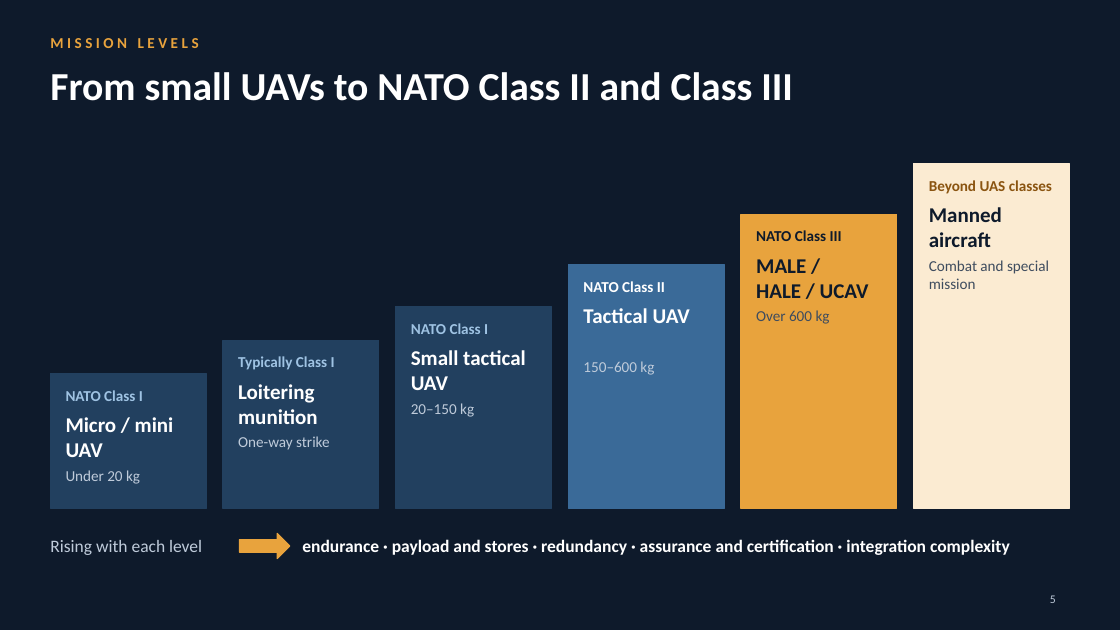
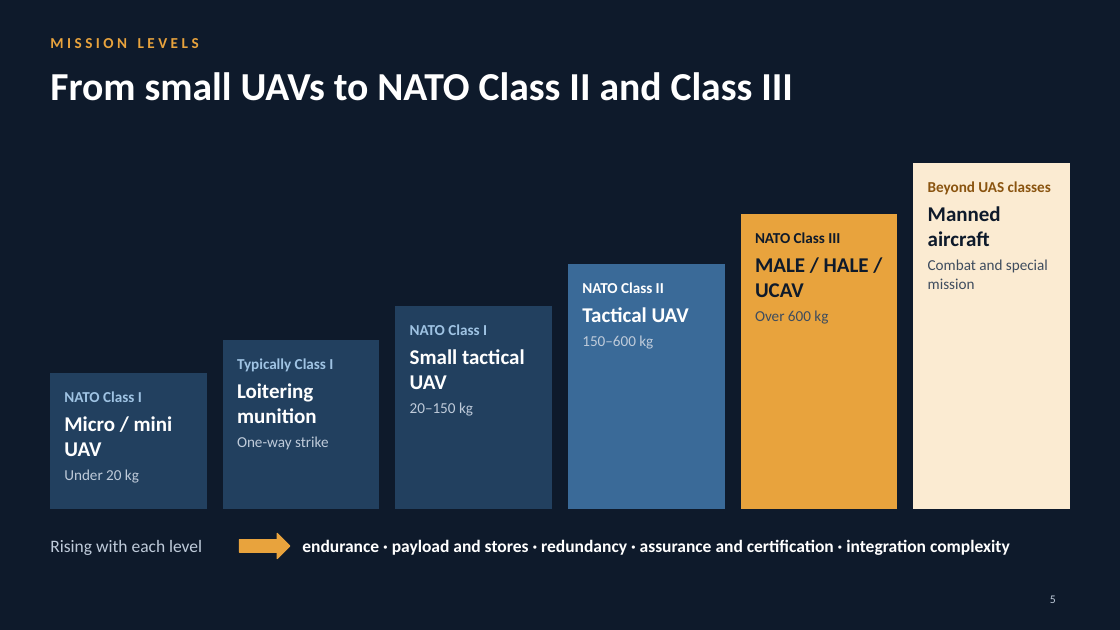
Before and after one commit to mmasabi/AIRepo, a slide deck: slide 5 of Avionics_CoE_Presentation.pptx. Drawn at 1120x630 pixels with LibreOffice and Linux fonts; fonts in the diff are those of the drawing. Boxes give left, top, right and bottom in pixels: in the first picture for what was removed or moved away, otherwise in the second. Text is boxed around its words. In the diff, an @@ line names an element or a change of style, - is before the commit and + after.

```diff
--- a/Avionics_CoE_Presentation.pptx
+++ b/Avionics_CoE_Presentation.pptx
@@ rectangle "Beyond UAS classes" at (914, 164, 1070, 508): outline #FBEBD2 1 pt to #FBEBD2 0.75 pt @@
@@ text in rectangle at (928, 181, 1051, 289): text added @@
+Beyond UAS classes
+Manned aircraft
+Combat and special mission
@@ text removed at (929, 180, 1052, 194) @@
-Beyond UAS classes
@@ text removed at (929, 207, 1002, 247) @@
-Manned aircraft
@@ rectangle "NATO Class III" at (741, 214, 897, 508): outline #E8A33D 1 pt to #E8A33D 0.75 pt @@
@@ text in rectangle at (755, 232, 869, 324): text added @@
+NATO Class III
+MALE / HALE / UCAV
+Over 600 kg
@@ text removed at (756, 230, 842, 241) @@
-NATO Class III
@@ rectangle "NATO Class II" at (569, 265, 725, 508): outline #3A6A98 1 pt to #3A6A98 0.75 pt @@
@@ text removed at (756, 259, 869, 298) @@
-MALE / HALE / UCAV
@@ text removed at (929, 260, 1049, 289) @@
-Combat and special mission
@@ text in rectangle at (582, 282, 689, 349): text added @@
+NATO Class II
+Tactical UAV
+150–600 kg
@@ text removed at (583, 281, 665, 292) @@
-NATO Class II
@@ outline #22405F 1 pt to #22405F 0.75 pt in 3 elements at (50, 374, 207, 508), (223, 340, 380, 508), (396, 307, 552, 508) @@
@@ text in rectangle at (410, 324, 525, 416): text added @@
+NATO Class I
+Small tactical UAV
+20–150 kg
@@ text removed at (411, 323, 488, 334) @@
-NATO Class I
@@ text removed at (583, 308, 690, 323) @@
-Tactical UAV
@@ text removed at (756, 310, 830, 324) @@
-Over 600 kg
@@ text in rectangle at (237, 358, 333, 450): text added @@
+Typically Class I
+Loitering munition
+One-way strike
@@ text removed at (238, 356, 335, 370) @@
-Typically Class I
@@ text removed at (411, 350, 526, 390) @@
-Small tactical UAV
@@ text removed at (238, 384, 318, 424) @@
-Loitering munition
@@ text removed at (583, 361, 654, 375) @@
-150–600 kg
@@ text in rectangle at (64, 391, 173, 483): text added @@
+NATO Class I
+Micro / mini UAV
+Under 20 kg
@@ text removed at (66, 390, 143, 401) @@
-NATO Class I
@@ text removed at (66, 417, 174, 457) @@
-Micro / mini UAV
@@ text removed at (411, 403, 474, 417) @@
-20–150 kg
@@ text removed at (238, 436, 330, 450) @@
-One-way strike
@@ text removed at (66, 470, 140, 484) @@
-Under 20 kg
```
Also in this commit, not shown: 11 other slides changed.
